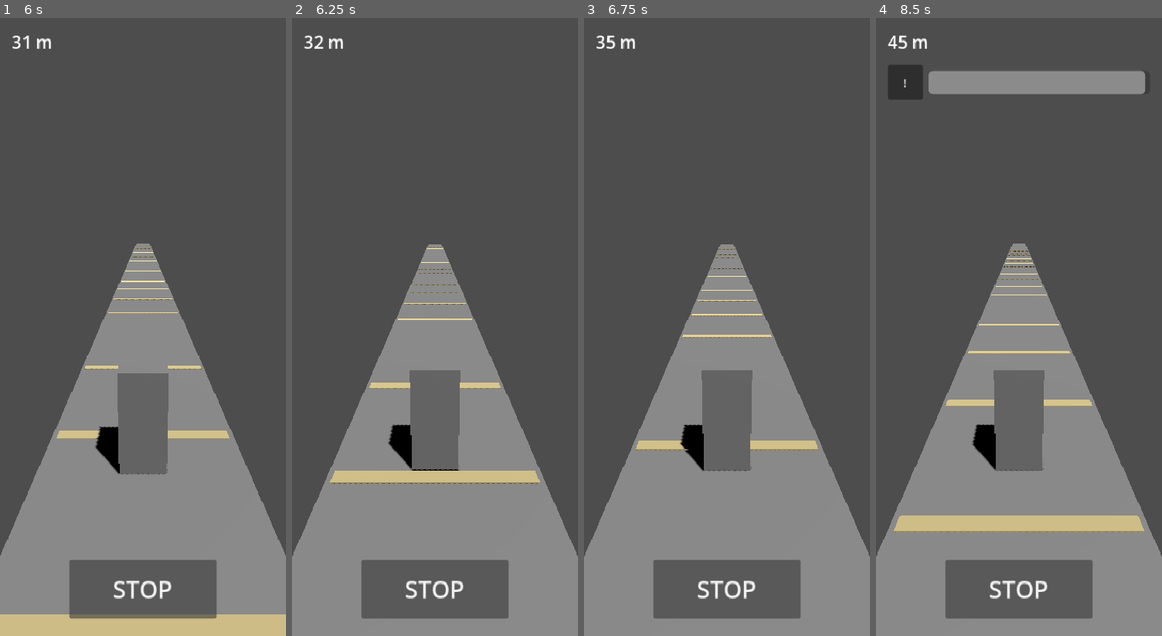
Above: before the commit, frames 1-4 (left to right).
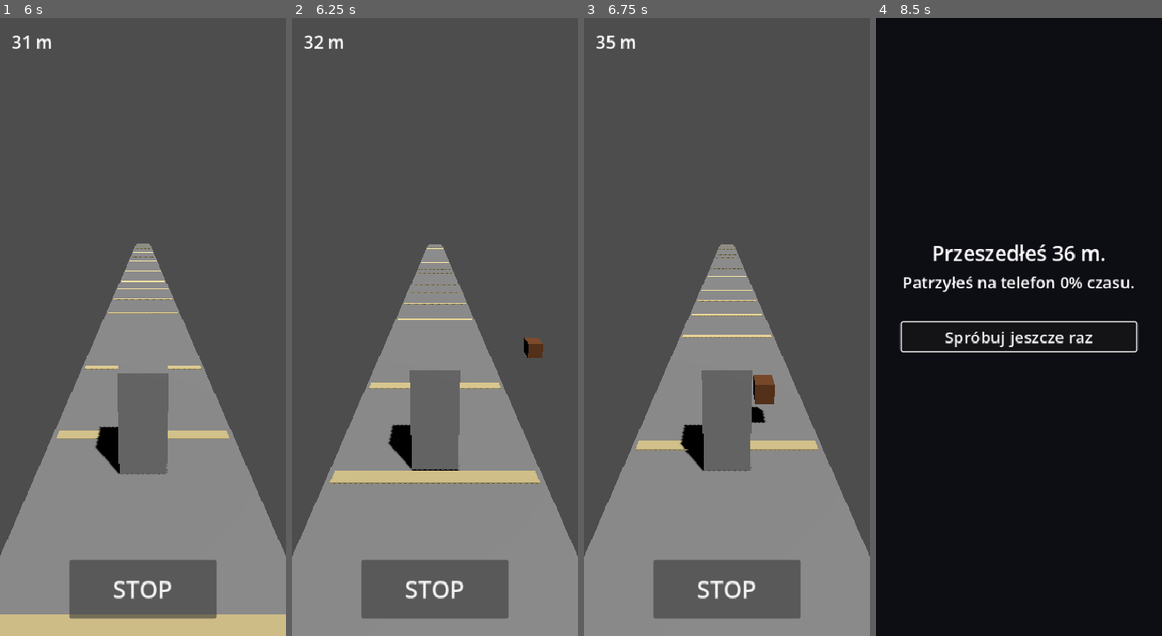
Above: after the commit, the same moments.

Repository: dzieciol-kamil/distracted
Game: Godot game, scene res://scenes/ui/main_menu.tscn
Same seed, same stepped clock (60 frames per second), same inputs: the game is played once before the commit and once after it.
Inputs:
- Up to frame 1 (6 s): click "Start" at 0.5 s; click "STOP" at 1.25 s; click "STOP" at 2 s; click "STOP" at 2.75 s; hold E (check_phone) 3.53-4.28 s; tap Space (stop) at 4.35, 5.85 s; hold E (check_phone) 5.03-5.78 s
- Up to frame 2 (6.25 s): no input
- Up to frame 3 (6.75 s): hold E (check_phone) from 6.53 s (still down)
- Up to frame 4 (8.5 s): release E (check_phone) at 7.28 s; tap Space (stop) at 7.35 s; hold E (check_phone) from 8.03 s (still down)

Frame 1 is identical in both runs. In frame 2, 0.2% of the frame differs, in the area x 81-88%, y 51-55%; in frame 3, 0.4%; in frame 4, 99%, in the area x 0-100%, y 0-100%.
Error before the commit: Invalid access to property or key 'current_zone' on a base object of type 'Node (game_state.gd)'. (res://scripts/autoloads/hazard_spawner.gd:71)

Commit message:
feat(state): current_zone preloaded from zone_village.tres
GameState.current_zone: Resource (typed as Resource, not Zone, per
Godot 4 autoload class_name limitation in memory). Initialized via
preload at script load + re-assigned on reset_metrics. speed now
sourced from current_zone.walk_speed (was ZONE_SPEEDS[0], equal
value 6.0 but data-driven origin).

HazardSpawner now functional end-to-end with data-driven pool.

Co-Authored-By: Claude Sonnet 4.6 <noreply@anthropic.com>

Diff:
--- a/src/scripts/autoloads/game_state.gd
+++ b/src/scripts/autoloads/game_state.gd
@@ -1,4 +1,6 @@
 extends Node
+
+const ZONE_VILLAGE: Resource = preload("res://resources/zones/zone_village.tres")
 
 enum GamePhase { ROAD, PHONE, GAME_OVER }
 enum ZoneIndex { VILLAGE, SUBURB, TOWN, CITY }
@@ -14,6 +16,7 @@
 var phase: GamePhase = GamePhase.ROAD
 var zone: ZoneIndex = ZoneIndex.VILLAGE
 var distance: float = 0.0
+var current_zone: Resource = ZONE_VILLAGE
 var time_on_phone: float = 0.0
 var total_time: float = 0.0
 var score: int = 0
@@ -36,7 +39,8 @@
 	time_on_phone = 0.0
 	total_time = 0.0
 	score = 0
-	speed = ZONE_SPEEDS[0]
+	current_zone = ZONE_VILLAGE
+	speed = current_zone.walk_speed
 
 func set_phase(new_phase: GamePhase) -> void:
 	if phase == new_phase:
